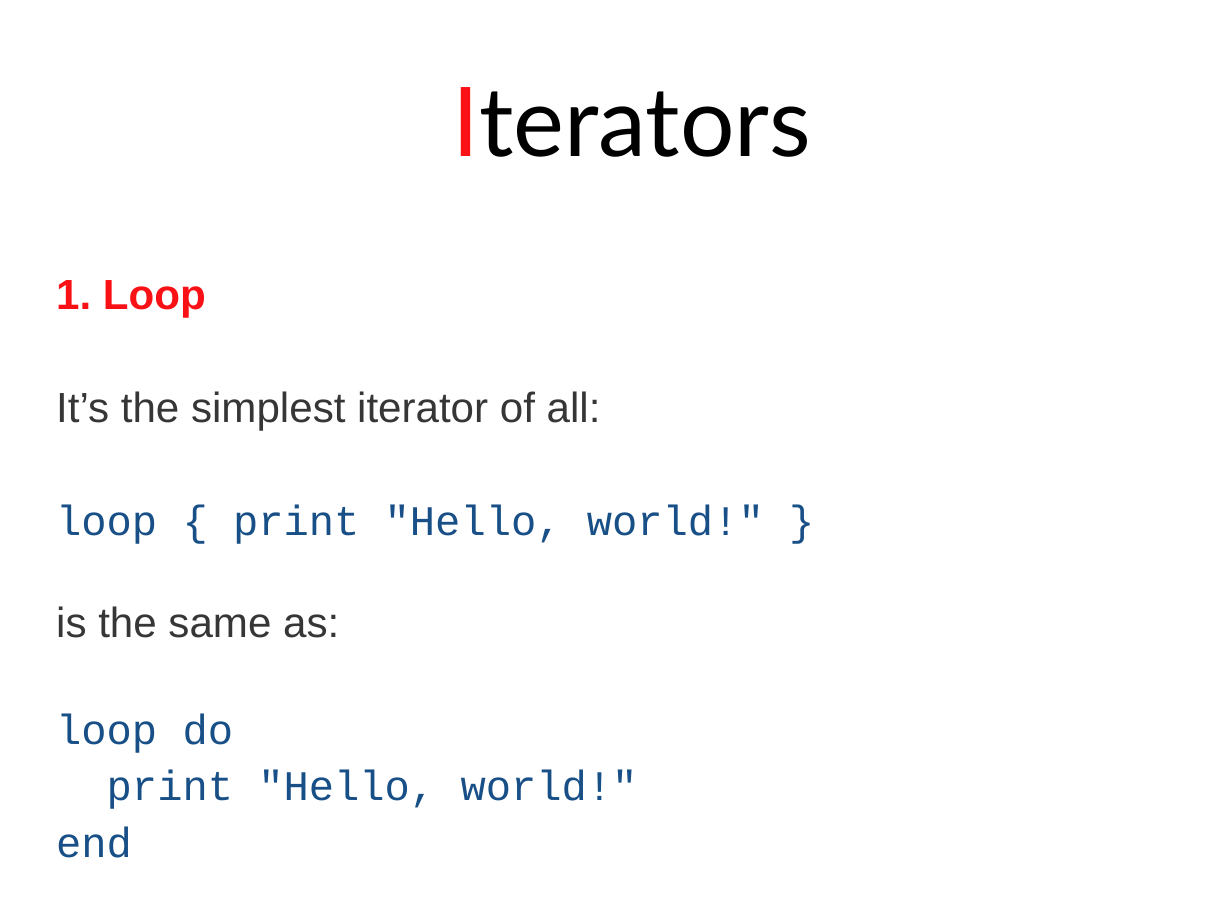
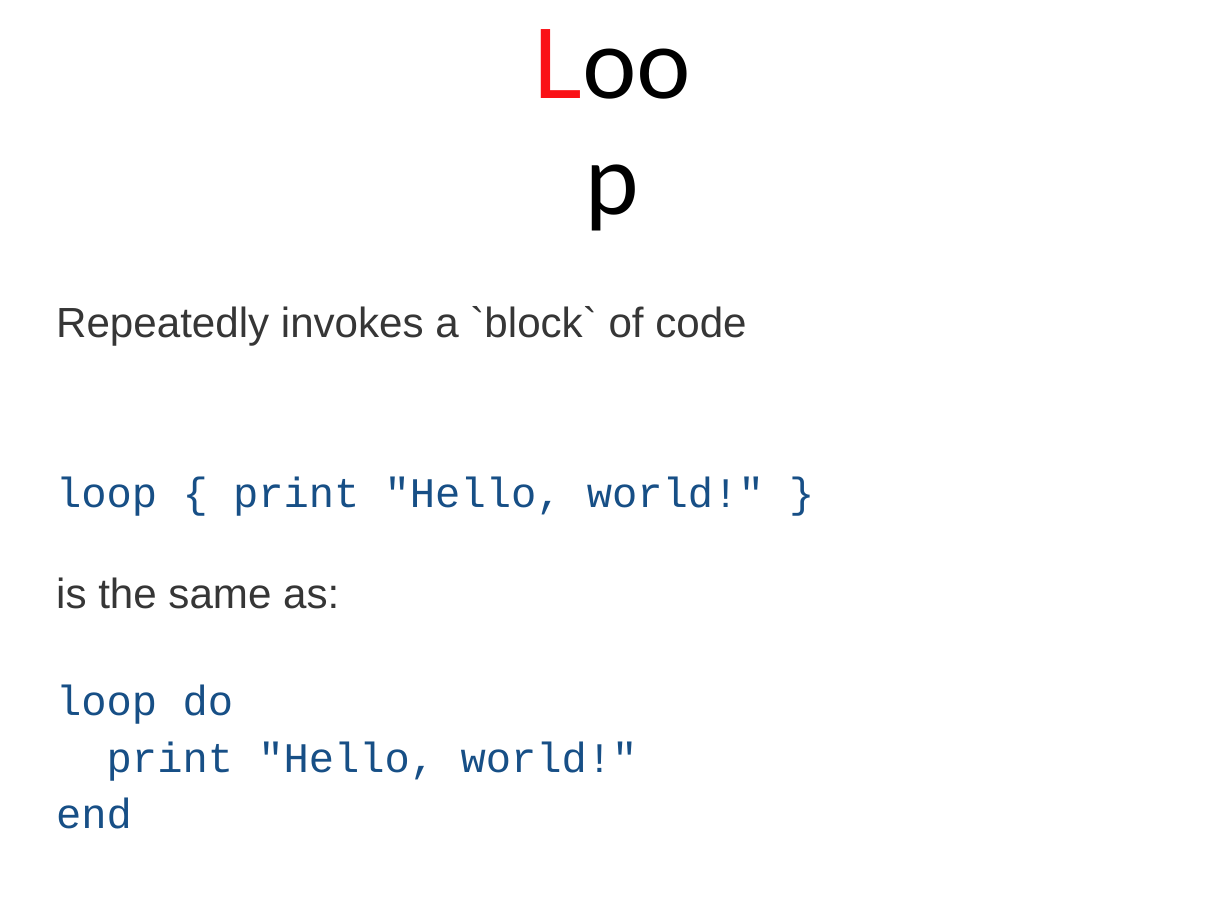
Before and after one commit to stephlaf/P4E, a slide deck: slide 8 of Presentations/Presentations Power Point/03_Looping.pptx (slide 9 before the commit). Drawn at 1232x924 pixels with LibreOffice and Linux fonts; fonts in the diff are those of the drawing. Boxes give left, top, right and bottom in pixels: in the first picture for what was removed or moved away, otherwise in the second. Text is boxed around its words. In the diff, an @@ line names an element or a change of style, - is before the commit and + after.

Commit message:
Less confusing loop presentation

```diff
--- a/Presentations/Presentations Power Point/03_Looping.pptx
+++ b/Presentations/Presentations Power Point/03_Looping.pptx
@@ text at [452, 87, 811, 157]: text changed @@
-Iterators
+Loop
@@ text "Repeatedly invokes a `block` of ...": place and size @@
-text "Repeatedly invokes a `block` of ..." at [56, 280, 764, 858]
+text "Repeatedly invokes a `block` of ..." at [56, 306, 764, 829]
@@ text at [56, 306, 746, 346]: text changed @@
-1. Loop
-It’s the simplest iterator of all:
+Repeatedly invokes a `block` of code
```
Also in this commit, not shown: 2 other slides changed, 1 other file.
